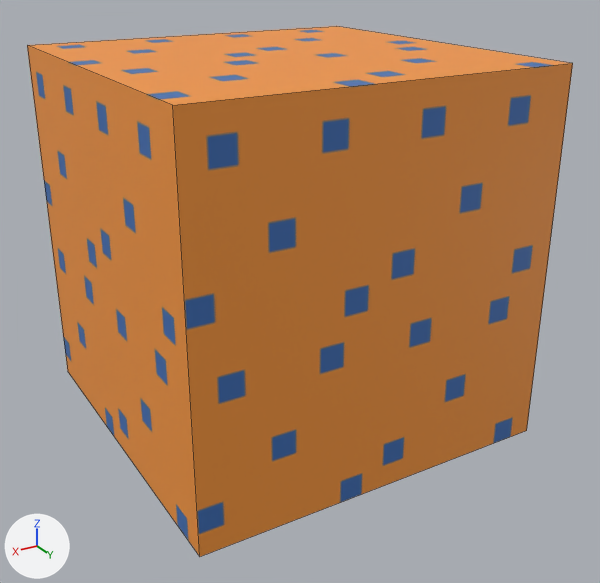
The FBX model metroid-UNITY(vrtk)/Assets/Resources/br-c-lava-orange-base.fbx as it was, and as the next commit left it.
Before and after are seen from a camera (50 mm lens) standing at (-20.433, 1.879, -2.724) and looking at (-21.516, 0.073, -3.627). Arrows for +X, +Y and +Z are at lower left; the lights stay in place. Mesh edges are drawn as thin lines. Where no turn or scale is listed for an object, it has been applied to the vertices.

Objects in the first picture: 'lava_orange_base'.
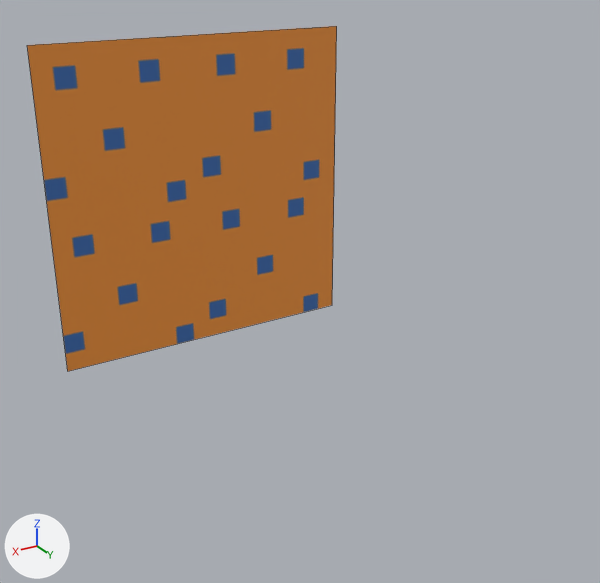
The newer file is also turned or shifted as a whole; pictures and numbers use the older file's frame.

The change, as a diff of the scene's bpy script:
```diff
--- a/metroid-UNITY(vrtk)/Assets/Resources/br-c-lava-orange-base.fbx.py
+++ b/metroid-UNITY(vrtk)/Assets/Resources/br-c-lava-orange-base.fbx.py
@@ mat_lava_base_orange_plane @@
+mat_lava_base_orange_plane = principled_material('lava_base_orange_plane')
+mat_lava_base_orange_plane.texture = img_10x_lava_base_orange_160x160_png  # with its transparency
@@ me_mesh @@
 # used by ob_lava_orange_base; location = (-21.5, 0.0, -4.0)
 # verts and faces of me_mesh; kept vertices keep their numbers, new ones are numbered from 8
 # before: 0 (0.5, 0.5, 0.0) at pixel (199, 556), 1 (-0.5, 0.5, 0.0) at pixel (526, 430), 2 (0.5, 0.5, 1.0) at pixel (172, 105), 3 (-0.5, 0.5, 1.0) at pixel (572, 63), 4 (0.5, -0.5, 1.0) at pixel (27, 45)
 # before: 5 (-0.5, -0.5, 1.0) at pixel (336, 26), 6 (0.5, -0.5, 0.0) at pixel (67, 371), 7 (-0.5, -0.5, 0.0)
-me_mesh.from_pydata(...)  # 8 vertices, 6 faces; spans x -0.5..0.5, y -0.5..0.5, z 0.0..1.0
-me_mesh.materials.append(mat_lava_base_orange_cube2)
+me_mesh.from_pydata(...)  # 4 vertices, 1 face; spans x -0.5..0.5, y -0.5, z 0.0..1.0
+# me_mesh part 1
+delete_vertices([*range(0, 4)])  # with the faces that use them
+delete_faces([(4, 5, 7, 6)])
+faces += [(4, 6, 7, 5)]
+# me_mesh part 2: 1 face spanning x -0.5..0.5, y -0.5, z 0.0..1.0 switches from mat_lava_base_orange_cube2 to mat_lava_base_orange_plane (picture img_10x_lava_base_orange_160x160_png)
+me_mesh.materials.append(mat_lava_base_orange_plane)  # picture img_10x_lava_base_orange_160x160_png
```

Pixel boxes (x1, y1, x2, y2) of what changed, in the pictures (600 x 583 px):
'lava_orange_base', reshaped (43% narrower, 35% shorter): before (27, 26, 573, 557); after (27, 26, 337, 371)
part 1 of me_mesh, cut back (orange): before (27, 26, 573, 557)
part 2 of me_mesh, recoloured (brown): after (27, 26, 337, 371)
